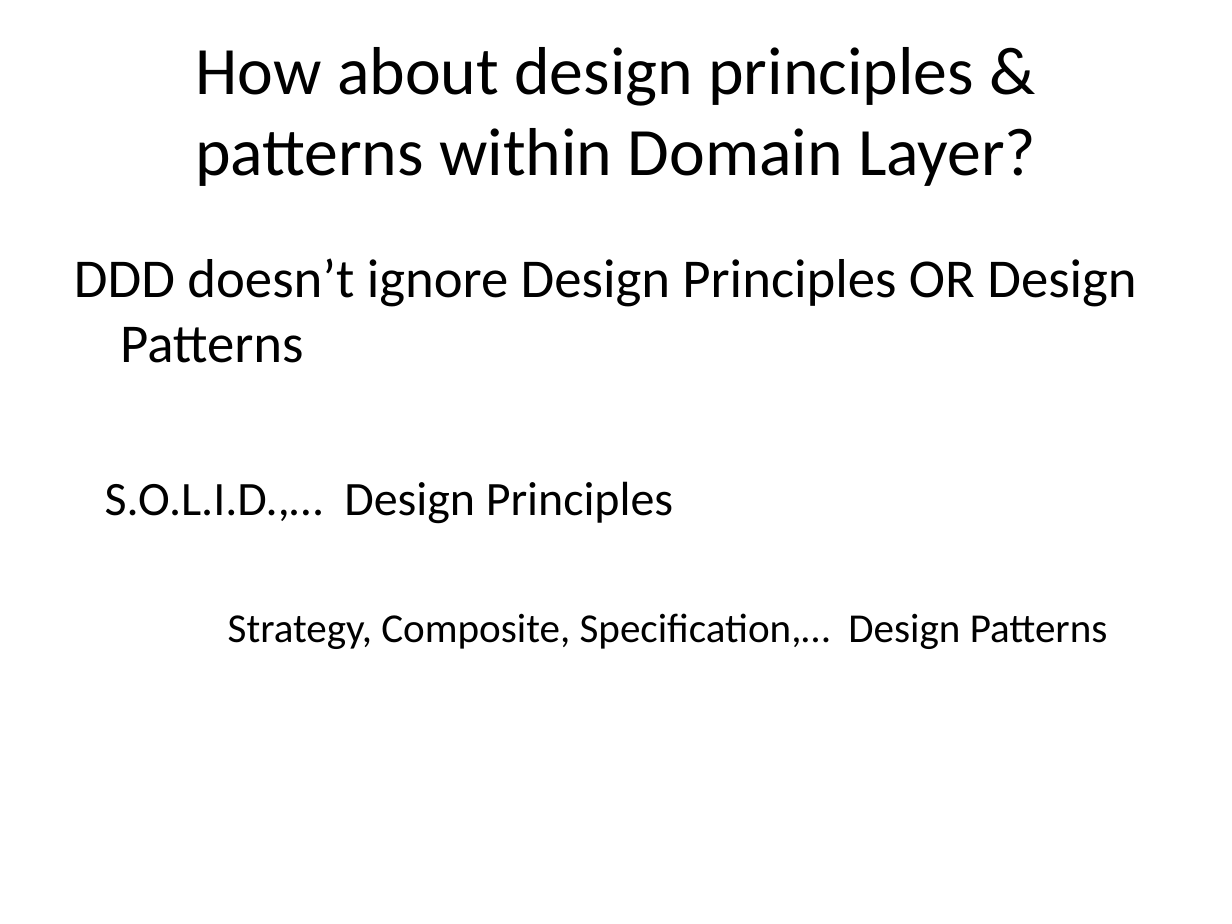
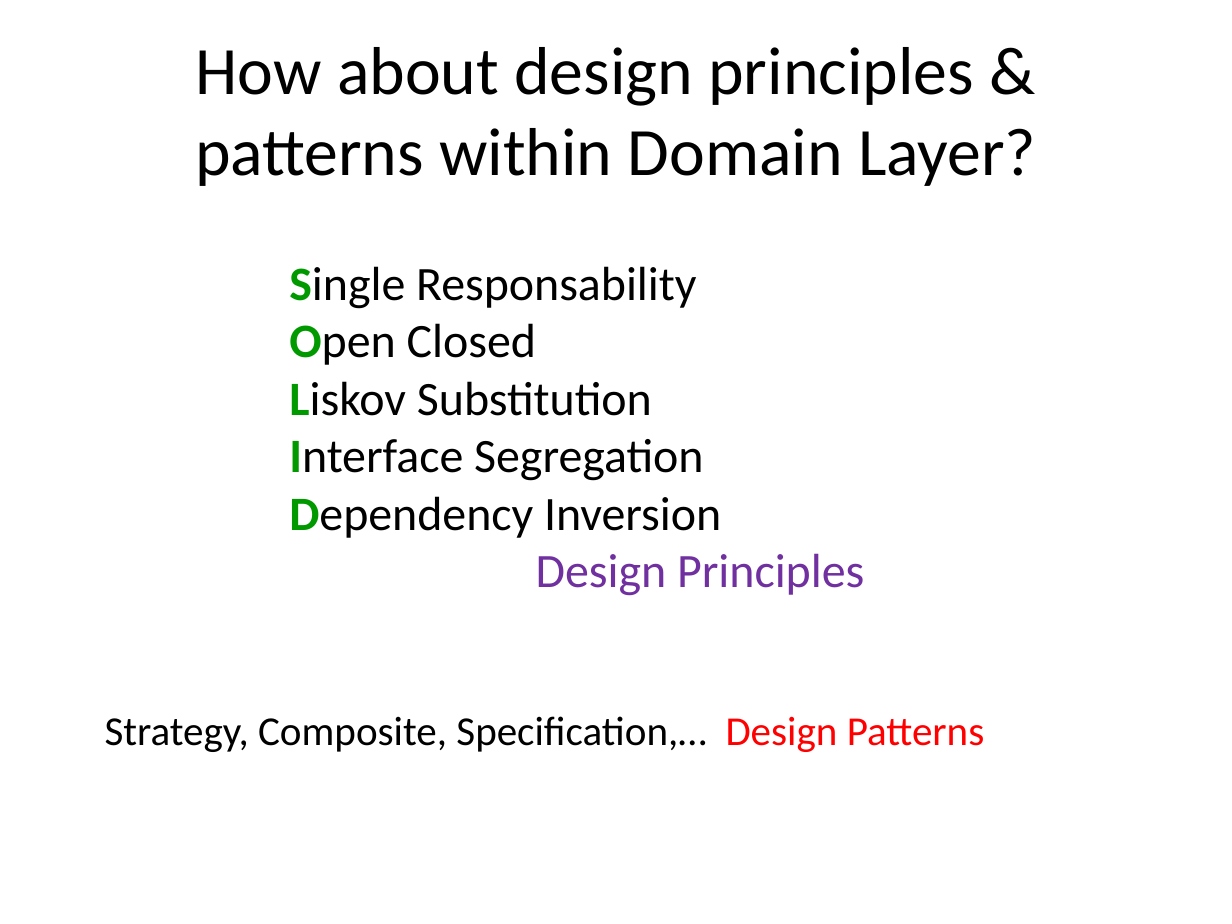
Before and after one commit to arturtv/dddpresentation, a slide deck: slide 41 of Domain-DrivenDesign.A.Trosin.pptx. Drawn at 1232x924 pixels with LibreOffice and Linux fonts; fonts in the diff are those of the drawing. Boxes give left, top, right and bottom in pixels: in the first picture for what was removed or moved away, otherwise in the second. Text is boxed around its words. In the diff, an @@ line names an element or a change of style, - is before the commit and + after.

```diff
--- a/Domain-DrivenDesign.A.Trosin.pptx
+++ b/Domain-DrivenDesign.A.Trosin.pptx
@@ text removed at [74, 258, 1136, 363] @@
-DDD doesn’t ignore Design Principles OR Design Patterns
@@ text at [289, 266, 864, 596]: text changed @@
-S.O.L.I.D.,… Design Principles
+Single Responsability
+Open Closed
+Liskov Substitution
+Interface Segregation
+Dependency Inversion
+Design Principles
@@ text "Strategy, Composite, Specification,… Design Patterns": place and size @@
-text "Strategy, Composite, Specification,… Design Patterns" at [228, 613, 1108, 649]
+text "Strategy, Composite, Specification,… Design Patterns" at [105, 716, 985, 752]
@@ text "Strategy, Composite, Specification,… Design Patterns" at [105, 716, 985, 752]: text colour #000000 to #FF0000 in "Design Patterns" @@
```
Also in this commit, not shown: 4 other slides changed.
